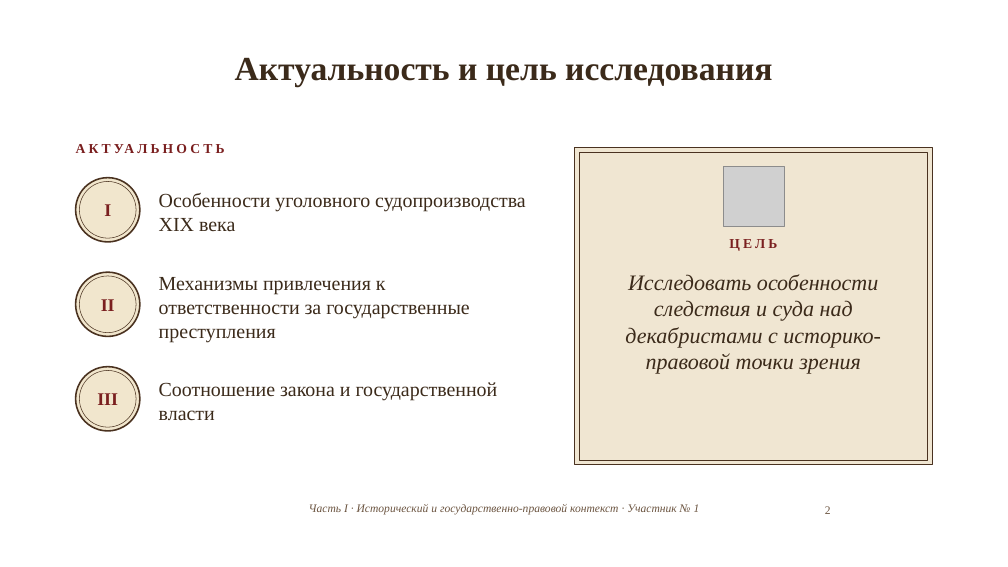
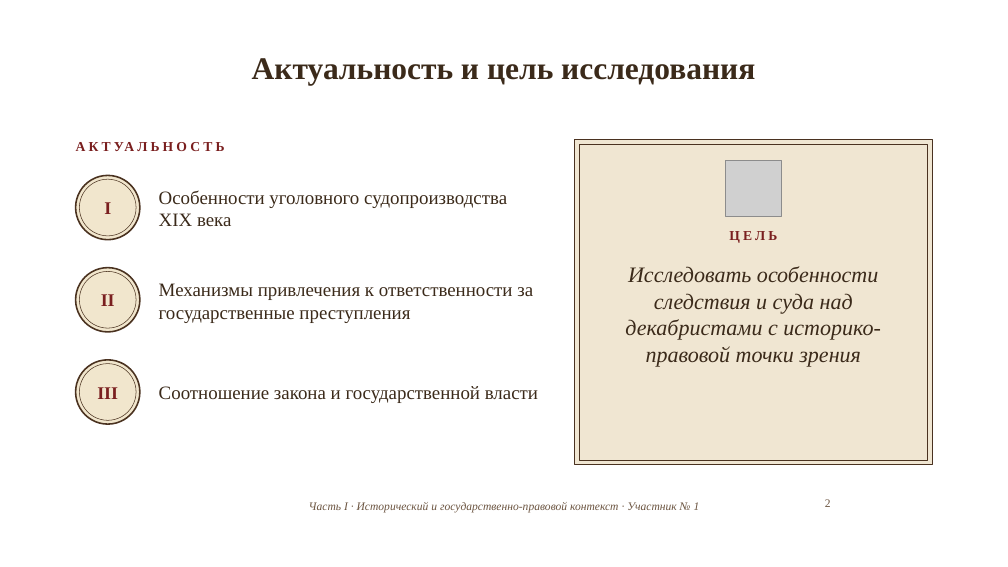
Before and after one commit to matvejkozubenko24-jpg/Project, a slide deck: slide 2 of 6_Презентация_XVIII_век.pptx. Drawn at 1008x567 pixels with LibreOffice and Linux fonts; fonts in the diff are those of the drawing; grey boxes stand for pictures; background and template pictures are left out. Boxes give left, top, right and bottom in pixels: in the first picture for what was removed or moved away, otherwise in the second. Text is boxed around its words. In the diff, an @@ line names an element or a change of style, - is before the commit and + after.

```diff
--- a/6_Презентация_XVIII_век.pptx
+++ b/6_Презентация_XVIII_век.pptx
@@ title "Актуальность и цель исследования" at [252,58,755,85]: size 32 to 30 pt @@
@@ rectangle: place and size @@
-rectangle at [575,147,932,465]
+rectangle at [575,140,932,465]
@@ rectangle: place and size @@
-rectangle at [579,152,928,461]
+rectangle at [579,144,928,461]
@@ picture: place and size @@
-picture at [724,166,784,227]
+picture at [726,160,782,216]
@@ text "Исследовать особенности следствия и суда ...": place and size @@
-text "Исследовать особенности следствия и суда ..." at [625,274,881,374]
+text "Исследовать особенности следствия и суда ..." at [625,266,881,367]
@@ 4 ellipses, 3 texts: place and size @@
-4 ellipses, 3 texts at [76,239,777,431]
+4 ellipses, 3 texts at [76,231,777,424]
@@ size 19 to 18 pt in 3 elements at [159,190,507,226], [159,283,533,323], [159,386,538,403] @@
@@ page number: place and size @@
-page number at [825,506,831,514]
+page number at [825,499,831,507]
```
Also in this commit, not shown: 26 other slides changed.
